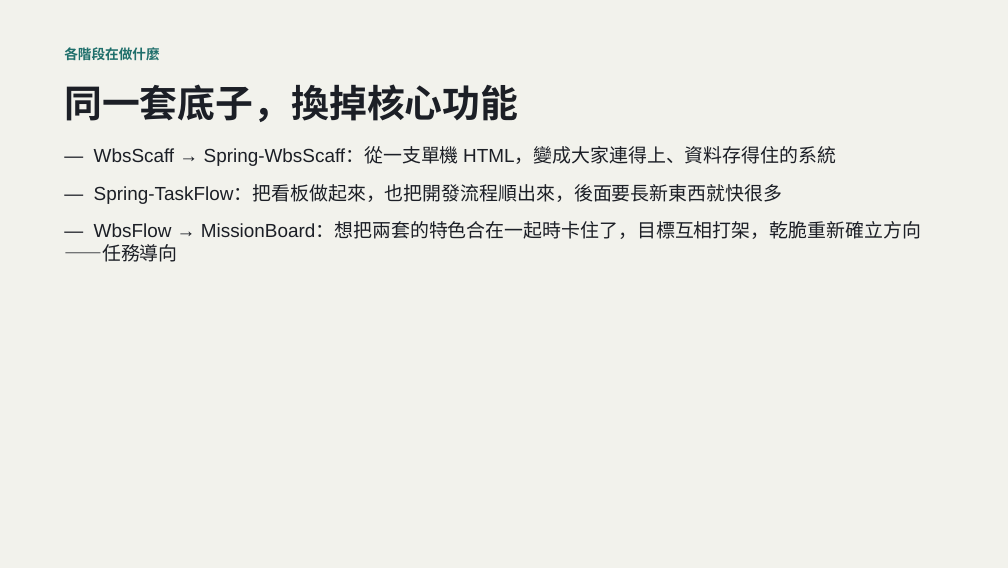
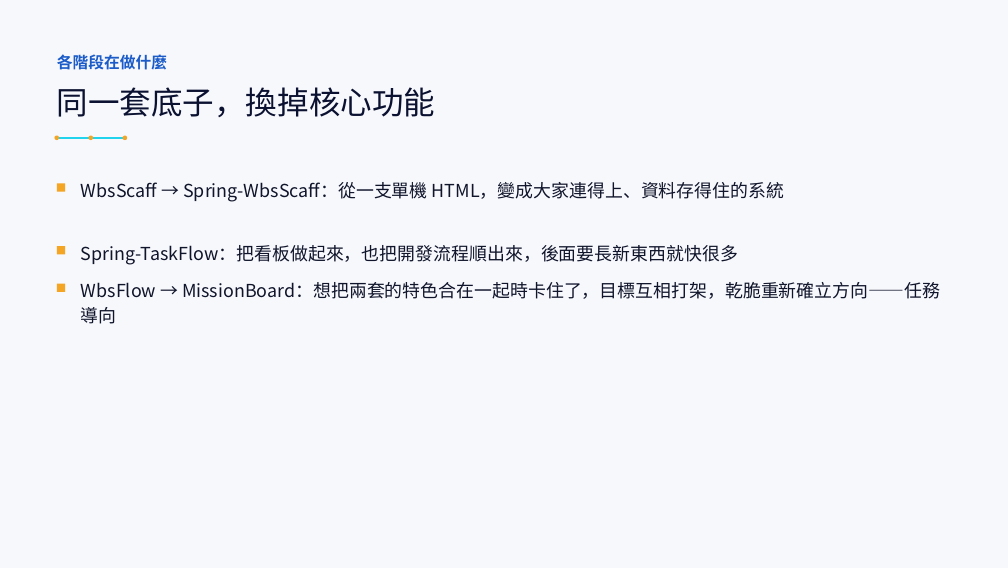
Before and after one commit to LinGaOscar/Spring-MissionBoard, a slide deck: slide 8 of docs/從HTML到SaaS_AI開發技巧回顧.pptx. Drawn at 1008x568 pixels with LibreOffice and Linux fonts; fonts in the diff are those of the drawing. Boxes give left, top, right and bottom in pixels: in the first picture for what was removed or moved away, otherwise in the second. Text is boxed around its words. In the diff, an @@ line names an element or a change of style, - is before the commit and + after.

Commit message:
docs: 簡報全 27 頁視覺重新設計
改用深靛藍／電光青／琥珀黃色系，封面與收尾 Q&A 頁改深色背景。開發歷程頁改時間軸視覺、數字統計頁改 KPI 儀表板風格、開發流程頁改流程圖、SaaS 與重構動機兩頁改左右對照面板。真實對話紀錄兩頁重新核對原始群組圖形裡的逐字內容，避免上次擷取遺漏。畫面截圖統一加外框與角標。內容全部沿用原文，純視覺改版。

```diff
--- a/docs/從HTML到SaaS_AI開發技巧回顧.pptx
+++ b/docs/從HTML到SaaS_AI開發技巧回顧.pptx
@@ background #F2F2EC to #F7F8FC @@
@@ text "各階段在做什麼": place and size @@
-text "各階段在做什麼" at (64, 47, 159, 60)
+text "各階段在做什麼" at (57, 54, 167, 70)
@@ text "各階段在做什麼" at (57, 54, 167, 70): size 13 to 15 pt, font Arial to Courier New, text colour #1F6F6B to #1B5CC9 @@
@@ text "同一套底子，換掉核心功能": place and size @@
-text "同一套底子，換掉核心功能" at (64, 84, 518, 122)
+text "同一套底子，換掉核心功能" at (57, 87, 435, 117)
@@ text "同一套底子，換掉核心功能" at (57, 87, 435, 117): size 36 to 30 pt, font Arial to Noto Sans CJK SC, text colour #1C1F26 to #0B1130, bold off @@
@@ ellipse added at (54, 135, 59, 140), fill #F5A524 @@
@@ line added from (57, 138) to (125, 138), #22D3EE 1.5 pt @@
@@ ellipse added at (89, 135, 93, 140), fill #F5A524 @@
@@ ellipse added at (123, 135, 127, 140), fill #F5A524 @@
@@ rectangle added at (57, 183, 65, 191), fill #F5A524 @@
@@ text added at (81, 182, 784, 202), 17 pt, text #10152B @@
+WbsScaff → Spring-WbsScaff：從一支單機 HTML，變成大家連得上、資料存得住的系統
@@ rectangle added at (57, 246, 65, 254), fill #F5A524 @@
@@ text added at (81, 245, 738, 265), 17 pt, text #10152B @@
+Spring-TaskFlow：把看板做起來，也把開發流程順出來，後面要長新東西就快很多
@@ rectangle added at (57, 284, 65, 292), fill #F5A524 @@
@@ text at (81, 282, 940, 324): text changed; size 18 to 17 pt; font Arial to Noto Sans CJK SC; text colour #1C1F26 to #10152B @@
-— WbsScaff → Spring-WbsScaff：從一支單機 HTML，變成大家連得上、資料存得住的系統
-— Spring-TaskFlow：把看板做起來，也把開發流程順出來，後面要長新東西就快很多
-— WbsFlow → MissionBoard：想把兩套的特色合在一起時卡住了，目標互相打架，乾脆重新確立方向——任務導向
+WbsFlow → MissionBoard：想把兩套的特色合在一起時卡住了，目標互相打架，乾脆重新確立方向——任務導向
```
Also in this commit, not shown: 26 other slides changed.
